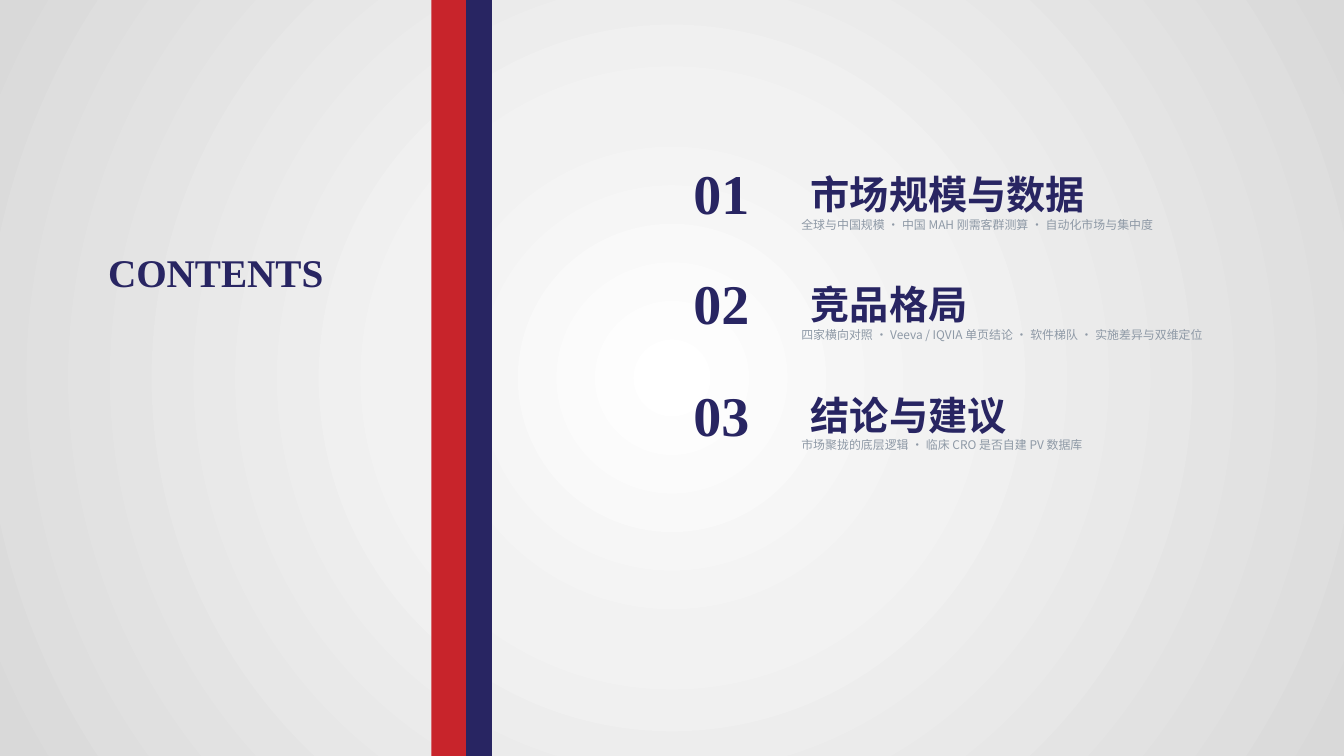
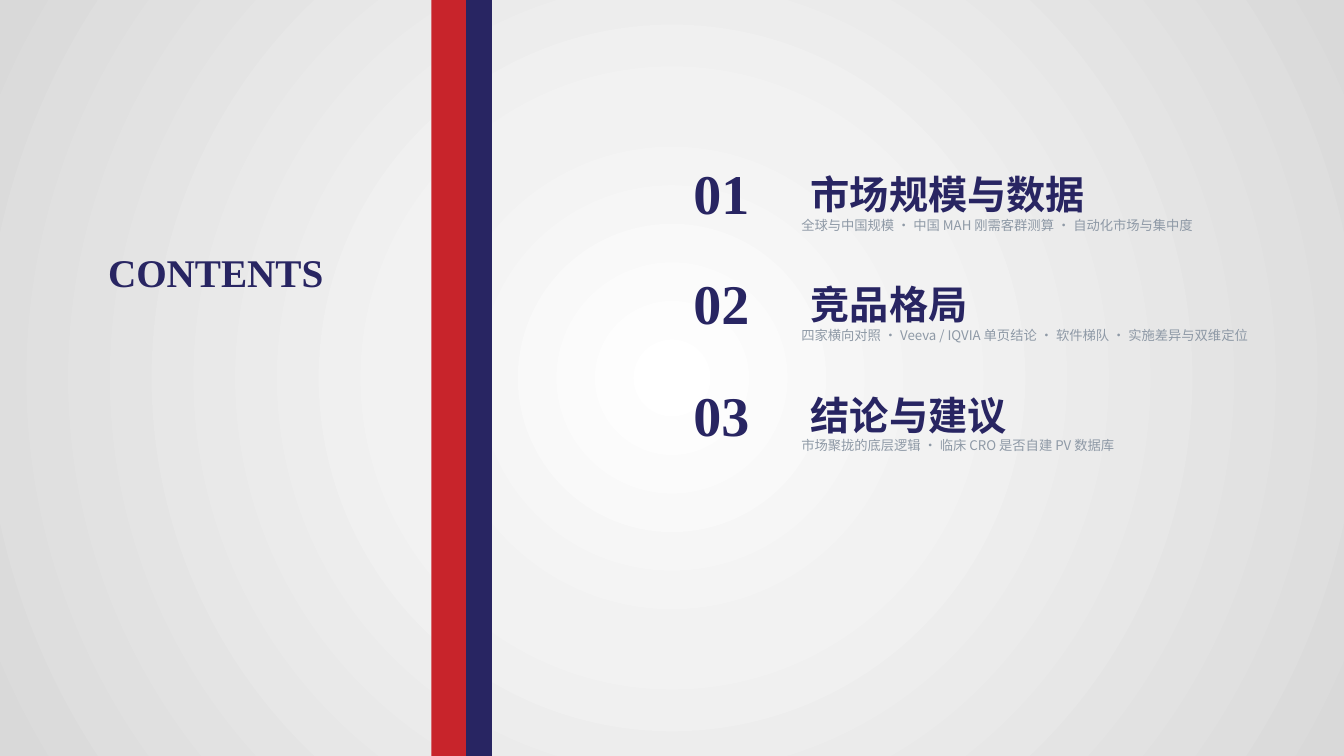
Before and after one commit to Eros-Python/TRAE-CODE, a slide deck: slide 2 of PV数据库市场调研总结-20261111.pptx. Drawn at 1344x756 pixels with LibreOffice and Linux fonts; fonts in the diff are those of the drawing; background and template pictures are left out. Boxes give left, top, right and bottom in pixels: in the first picture for what was removed or moved away, otherwise in the second. Text is boxed around its words. In the diff, an @@ line names an element or a change of style, - is before the commit and + after.

```diff
--- a/PV数据库市场调研总结-20261111.pptx
+++ b/PV数据库市场调研总结-20261111.pptx
@@ size 8.5 to 9.5 pt in 3 elements at (801,219,1192,231), (801,329,1247,343), (801,439,1114,451) @@
```
Also in this commit, not shown: 12 other slides changed, 3 slides added, 3 other files.
